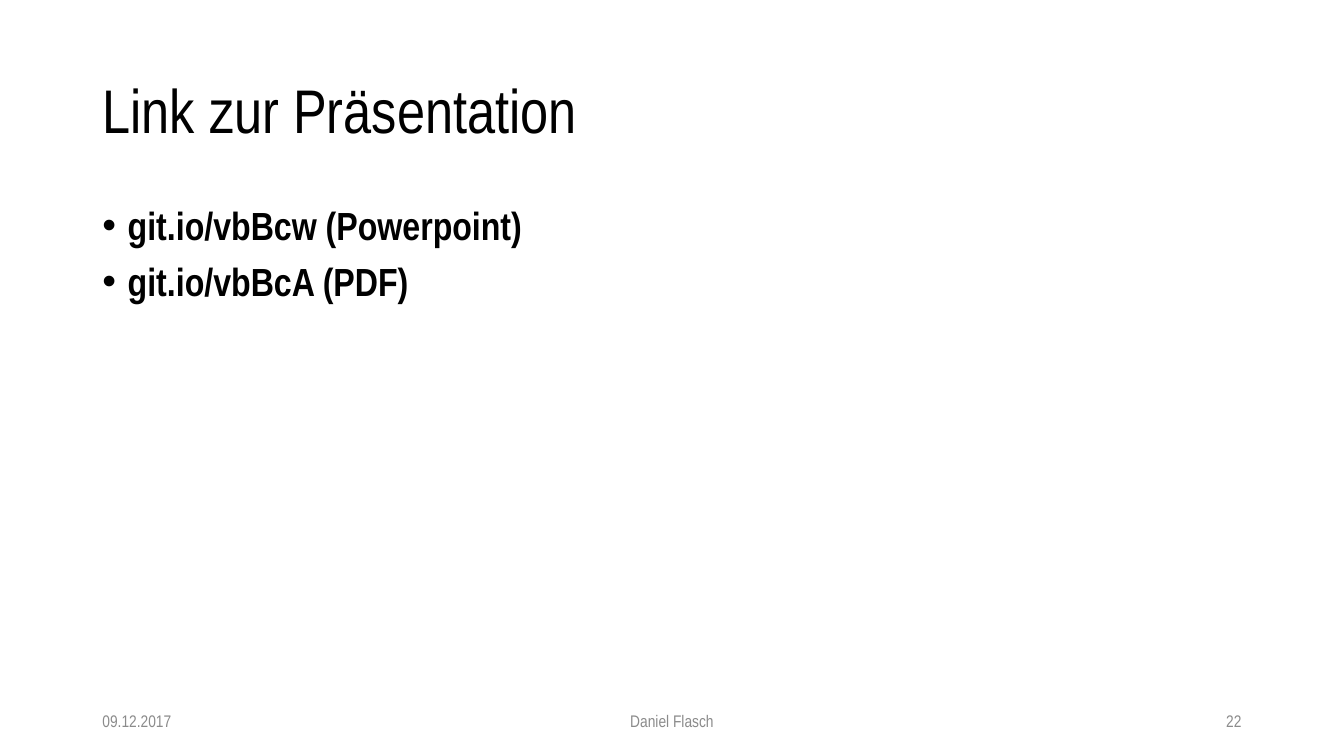
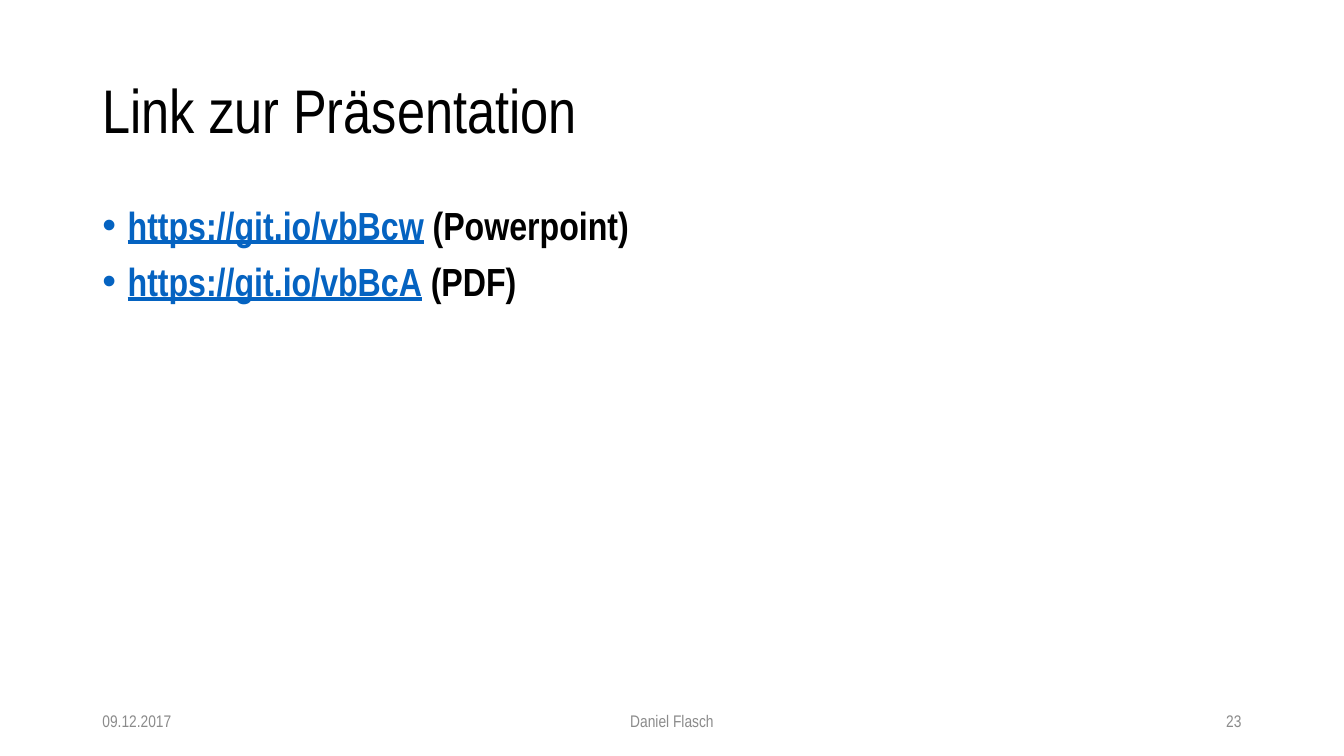
Before and after one commit to dflasch/jsonSchemaEdu, a slide deck: slide 24 of doc/json-schema.pptx (slide 23 before the commit). Drawn at 1344x756 pixels with LibreOffice and Linux fonts; fonts in the diff are those of the drawing. Boxes give left, top, right and bottom in pixels: in the first picture for what was removed or moved away, otherwise in the second. Text is boxed around its words. In the diff, an @@ line names an element or a change of style, - is before the commit and + after.

Commit message:
update presentation

```diff
--- a/doc/json-schema.pptx
+++ b/doc/json-schema.pptx
@@ text at [128,211,629,303]: text changed; text colour #000000 to #0563C1 @@
-• git.io/vbBcw (Powerpoint)
-• git.io/vbBcA (PDF)
+• https://git.io/vbBcw (Powerpoint)
+• https://git.io/vbBcA (PDF)
@@ page number at [1226,715,1241,727]: text changed @@
-22
+23
```
Also in this commit, not shown: 2 slides added, 1 other file.
